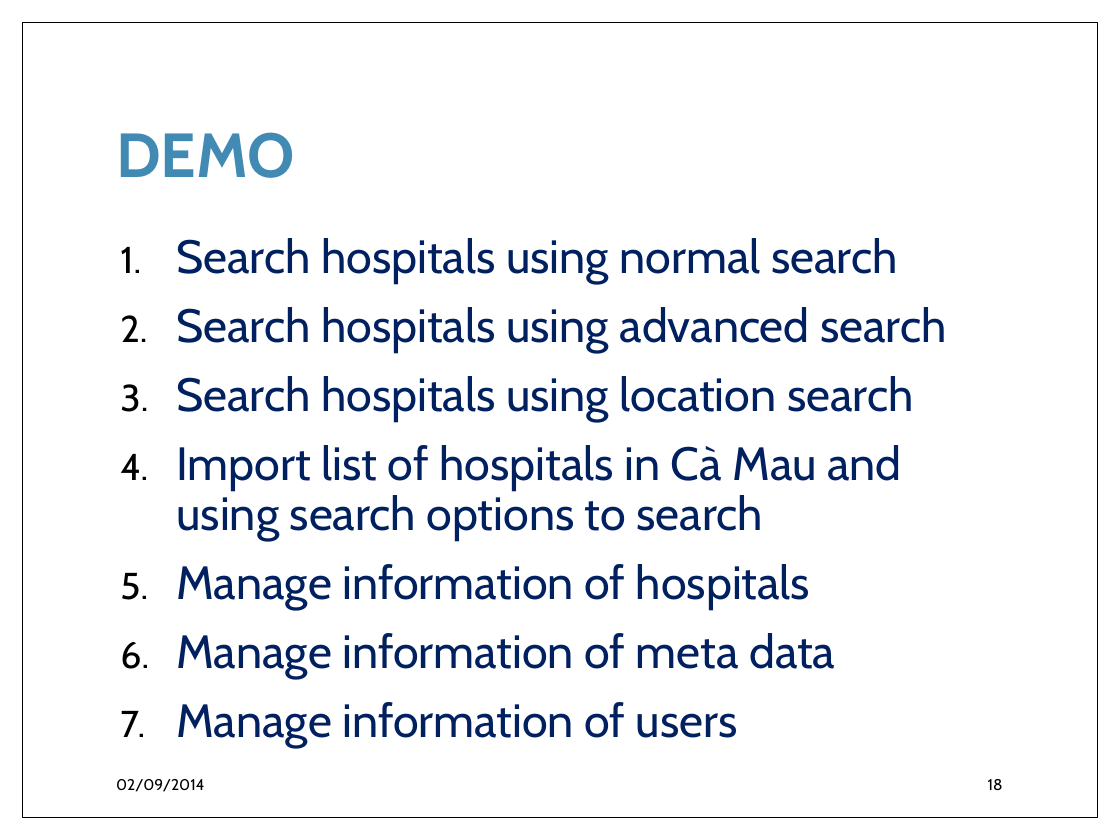
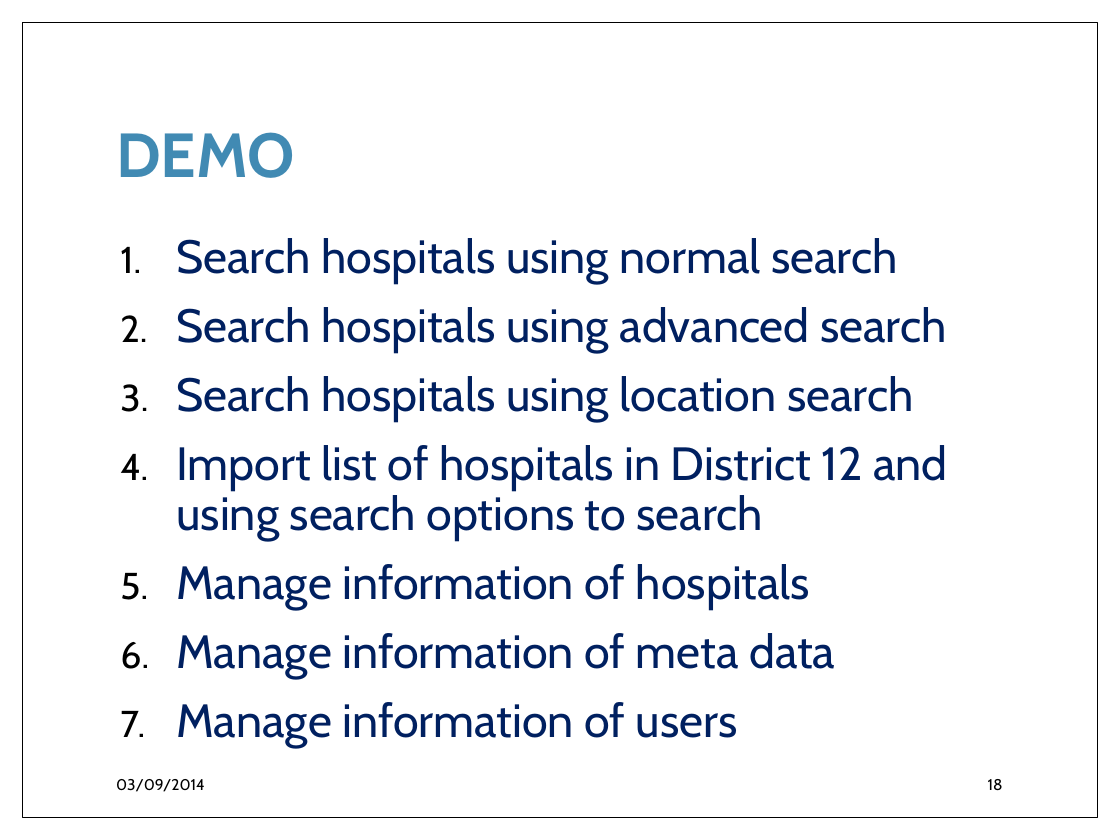
Before and after one commit to Princessgladys/hospital-finder, a slide deck: slide 18 of Hospital Finder.pptx. Drawn at 1120x840 pixels with LibreOffice and Linux fonts; fonts in the diff are those of the drawing; background and template pictures are left out. Boxes give left, top, right and bottom in pixels: in the first picture for what was removed or moved away, otherwise in the second. Text is boxed around its words. In the diff, an @@ line names an element or a change of style, - is before the commit and + after.

Commit message:
Add new slide

```diff
--- a/Hospital Finder.pptx
+++ b/Hospital Finder.pptx
@@ text at [176, 445, 947, 542]: text changed @@
-4. Import list of hospitals in Cà Mau and using search options to search
+4. Import list of hospitals in District 12 and using search options to search
@@ text at [116, 779, 205, 792]: text changed @@
-02/09/2014
+03/09/2014
```
Also in this commit, not shown: 17 other slides changed.
